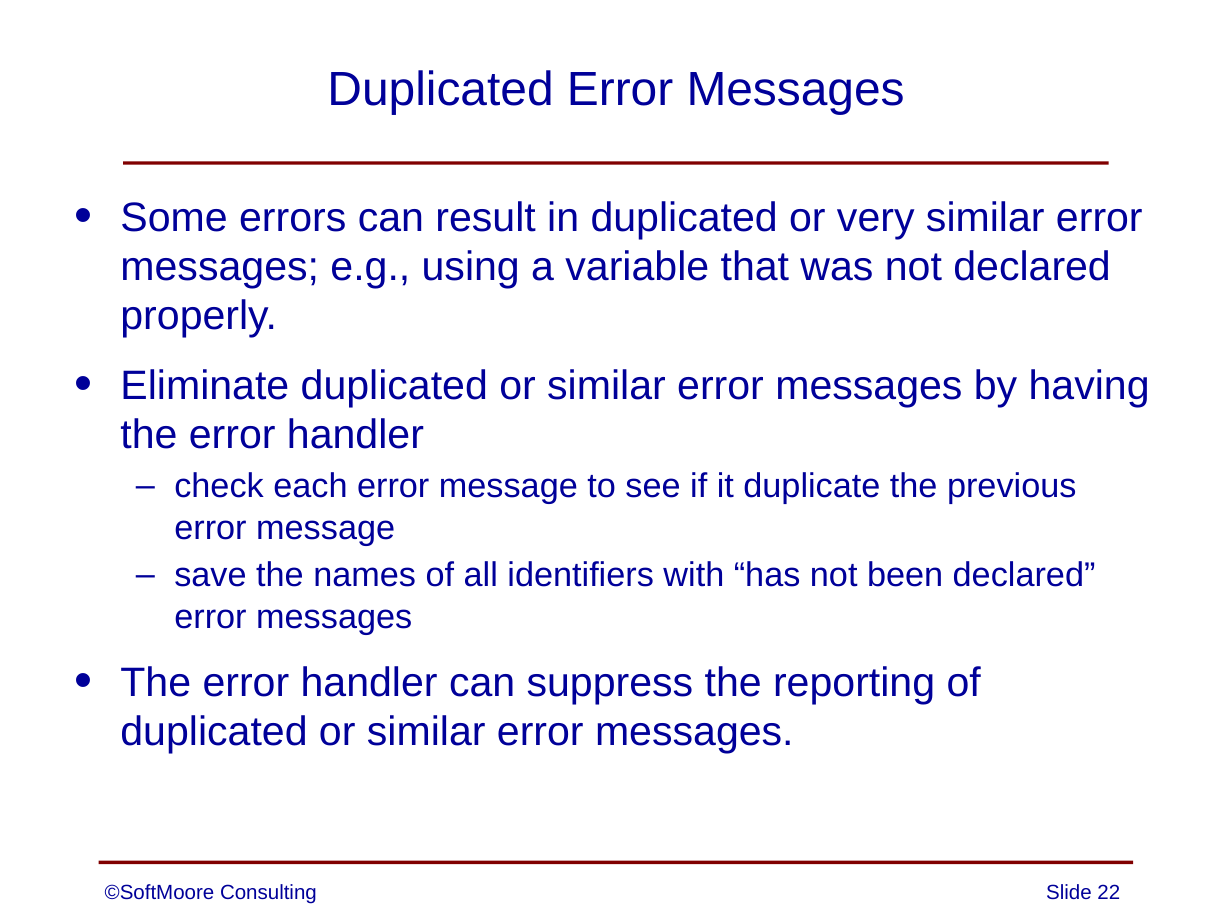
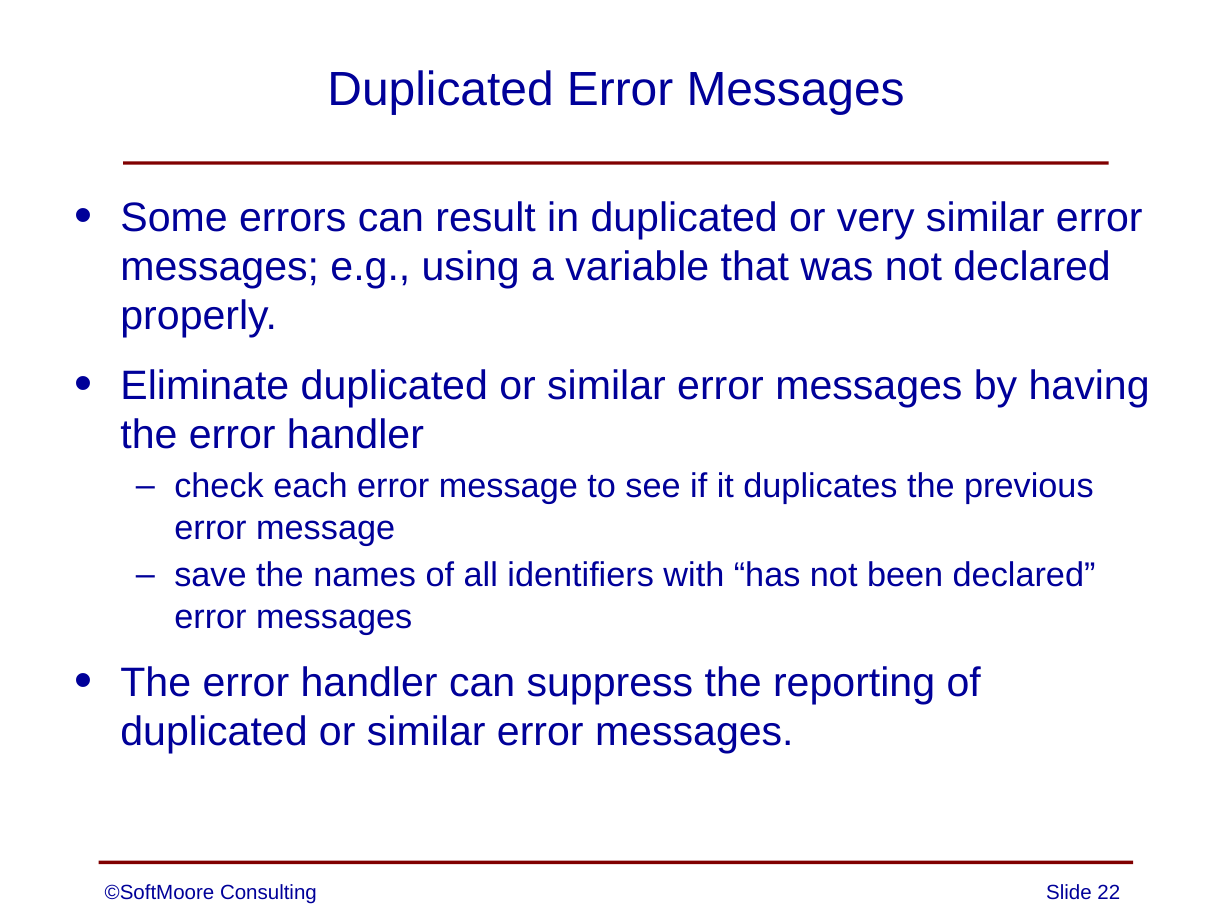
Before and after one commit to SoftMoore/CPRL-Java-4th, a slide deck: slide 22 of PowerPoints/07 - Error Handling.pptx. Drawn at 1232x924 pixels with LibreOffice and Linux fonts; fonts in the diff are those of the drawing. Boxes give left, top, right and bottom in pixels: in the first picture for what was removed or moved away, otherwise in the second. Text is boxed around its words. In the diff, an @@ line names an element or a change of style, - is before the commit and + after.

Commit message:
minor correction to one slide

```diff
--- a/PowerPoints/07 - Error Handling.pptx
+++ b/PowerPoints/07 - Error Handling.pptx
@@ text at (174, 472, 1093, 545): text changed @@
-  – check each error message to see if it duplicate the previous error message
+  – check each error message to see if it duplicates the previous error message
```
